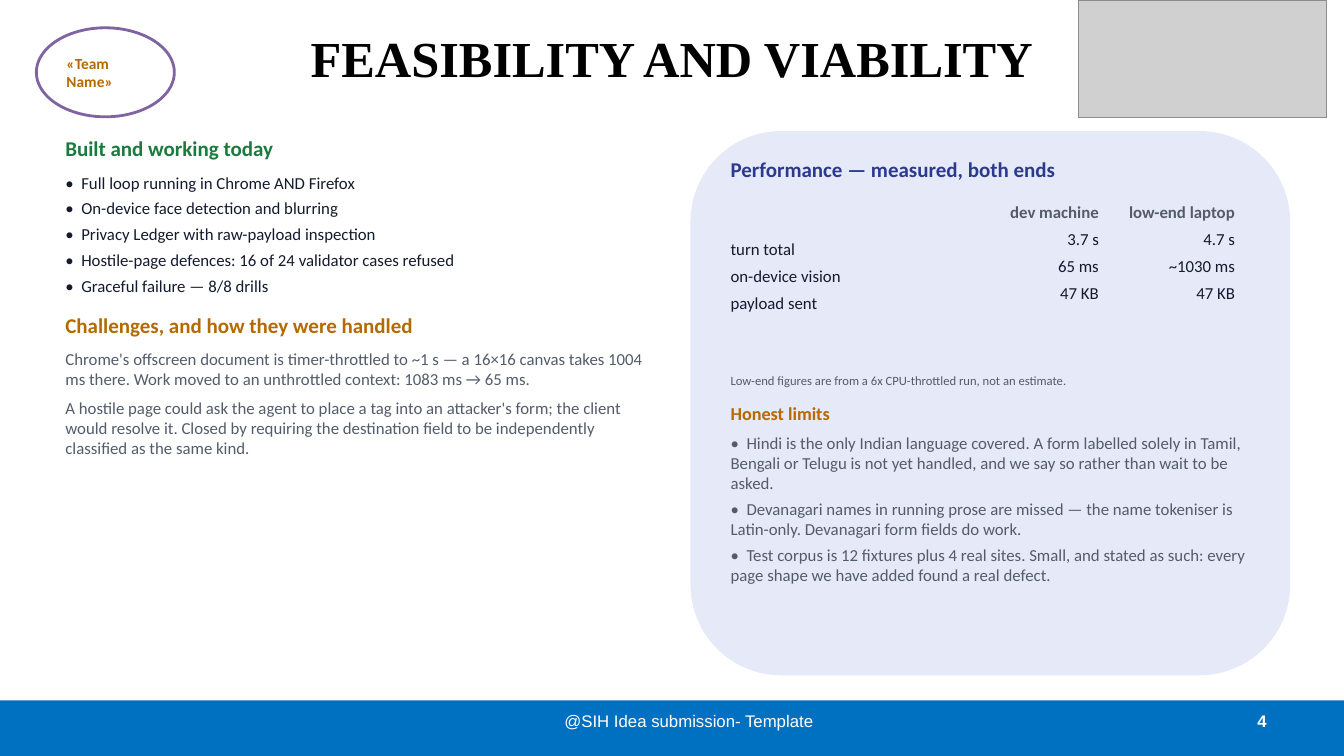
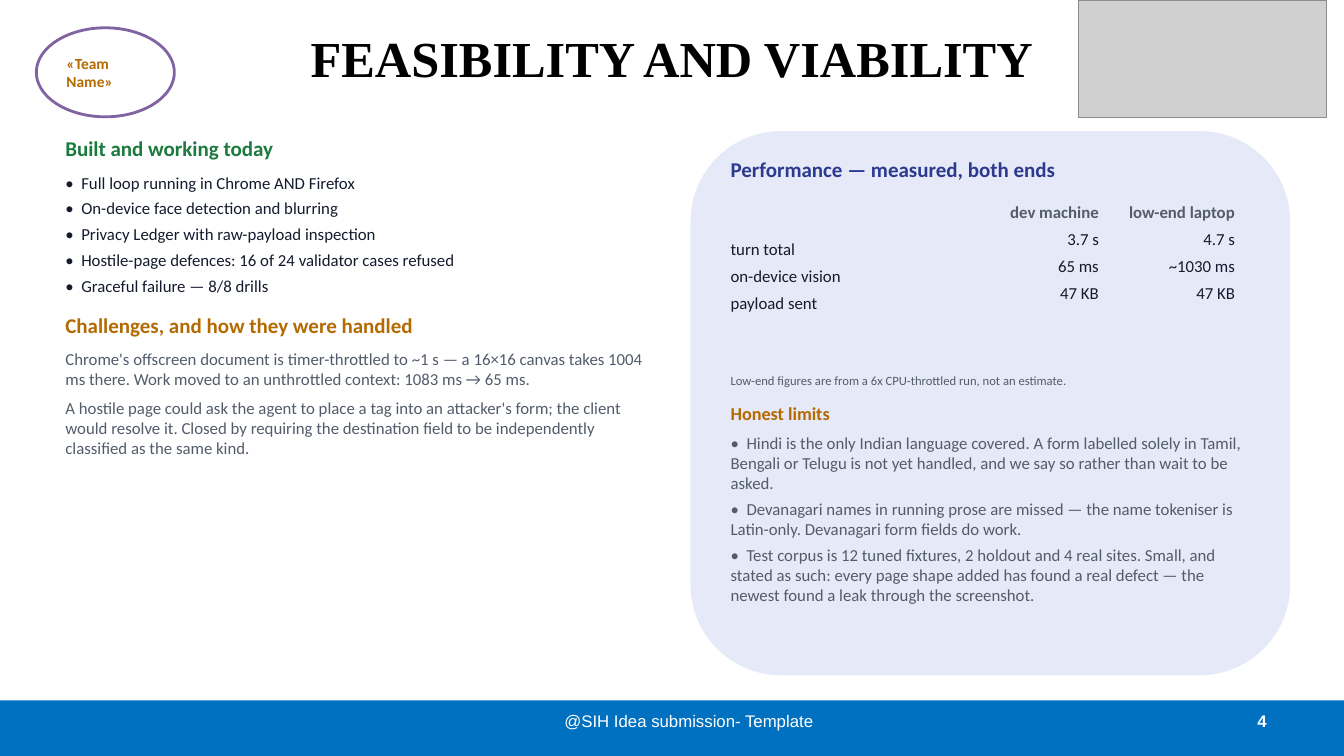
Before and after one commit to vansh-attention/sih_Vtransformer, a slide deck: slide 4 of deck/SIH26171_Idea_Submission.pptx. Drawn at 1344x756 pixels with LibreOffice and Linux fonts; fonts in the diff are those of the drawing; grey boxes stand for pictures. Boxes give left, top, right and bottom in pixels: in the first picture for what was removed or moved away, otherwise in the second. Text is boxed around its words. In the diff, an @@ line names an element or a change of style, - is before the commit and + after.

Commit message:
Mask unreadable frames too, and give the frame check actual teeth
The screenshot fix covered values the redactor KNOWS about. A frame is the
case where it knows nothing at all.

chrome.scripting.executeScript is called without `allFrames`, so the content
script runs in the top frame only. An <iframe> is a rectangle we never see
into, and captureVisibleTab photographs its pixels anyway. A PAN rendered
inside a frame is on screen, absent from the payload, and legible in the image
— the same leak shape as a closed shadow root, reached by a different route.

The extractor now reports visible frames as `unreadableRegions` and they are
masked like any other redacted box. Masking the frame rather than withholding
the whole screenshot is deliberate: one ad iframe should not cost the page all
of its visual context. Frames under 4px are ignored — a tracking pixel carries
nothing a human could read.

New fixture bench/pages/embedded-frame.html: a loan application whose KYC step
is embedded from another service. Ordinary on Indian banking and government
portals, and a page shape the corpus did not have. Scorecard holds at 100%
across the board with it, now 12 tuned fixtures.

THE FIRST VERSION OF THIS CHECK COULD NOT FAIL.

Sabotaging the frame detection left the test green. The expected frame count
was read from the extractor's own output, so breaking the extractor drove
expectation and actual to zero together — textbook `[].every()`. The count now
comes from the fixture's own DOM, independent of the code under test, and
sabotage was re-run to confirm it goes red: `embedded-frame 0/1 <-- LEAK`,
exit 1.

Worth recording plainly: that trap was sprung while writing a test whose whole
purpose was to catch the same class. Rule 4 applies to rule 4.

Suite green: 16/16.

```diff
--- a/deck/SIH26171_Idea_Submission.pptx
+++ b/deck/SIH26171_Idea_Submission.pptx
@@ text at (731, 549, 1216, 604): text changed @@
-• Test corpus is 12 fixtures plus 4 real sites. Small, and stated as such: every page shape we have added found a real defect.
+• Test corpus is 12 tuned fixtures, 2 holdout and 4 real sites. Small, and stated as such: every page shape added has found a real defect — the newest found a leak through the screenshot.
```
Also in this commit, not shown: 9 other files.
